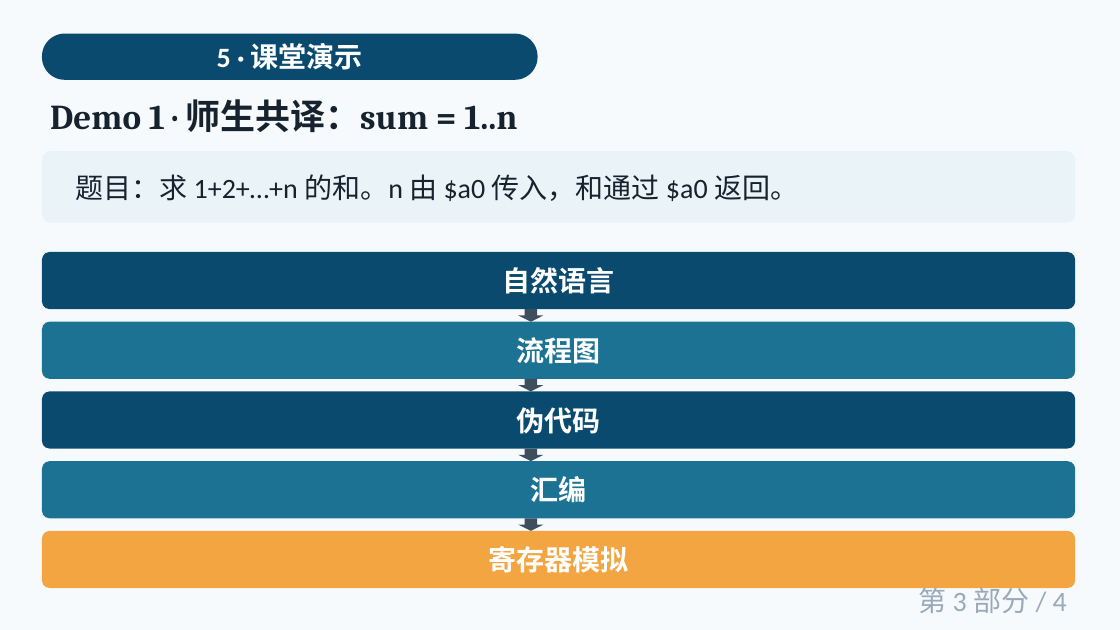
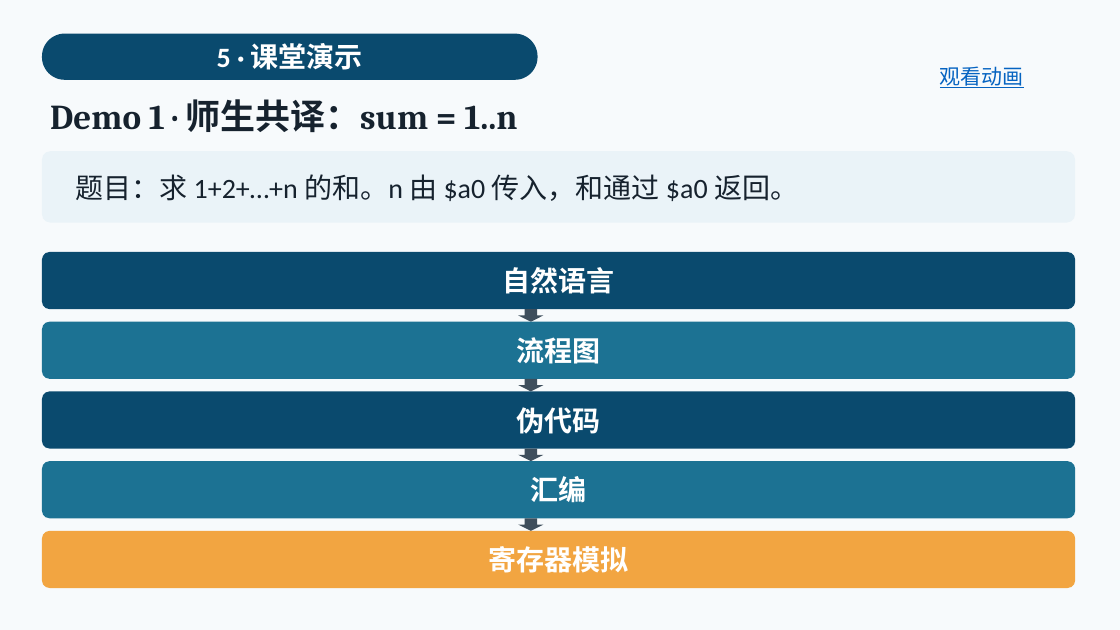
Before and after one commit to cxi218447-byte/miniOS, a slide deck: slide 28 of docs/05/05_branch_loop_course.pptx (slide 25 before the commit). Drawn at 1120x630 pixels with LibreOffice and Linux fonts; fonts in the diff are those of the drawing. Boxes give left, top, right and bottom in pixels: in the first picture for what was removed or moved away, otherwise in the second. Text is boxed around its words. In the diff, an @@ line names an element or a change of style, - is before the commit and + after.

```diff
--- a/docs/05/05_branch_loop_course.pptx
+++ b/docs/05/05_branch_loop_course.pptx
@@ text added at (940, 66, 1024, 88), 18 pt, text #0563C1, underline @@
+观看动画
@@ text removed at (918, 583, 1067, 613) @@
-第 3 部分 / 4
```
Also in this commit, not shown: 7 other slides changed, 3 slides added, 3 slides removed, 21 other files.
